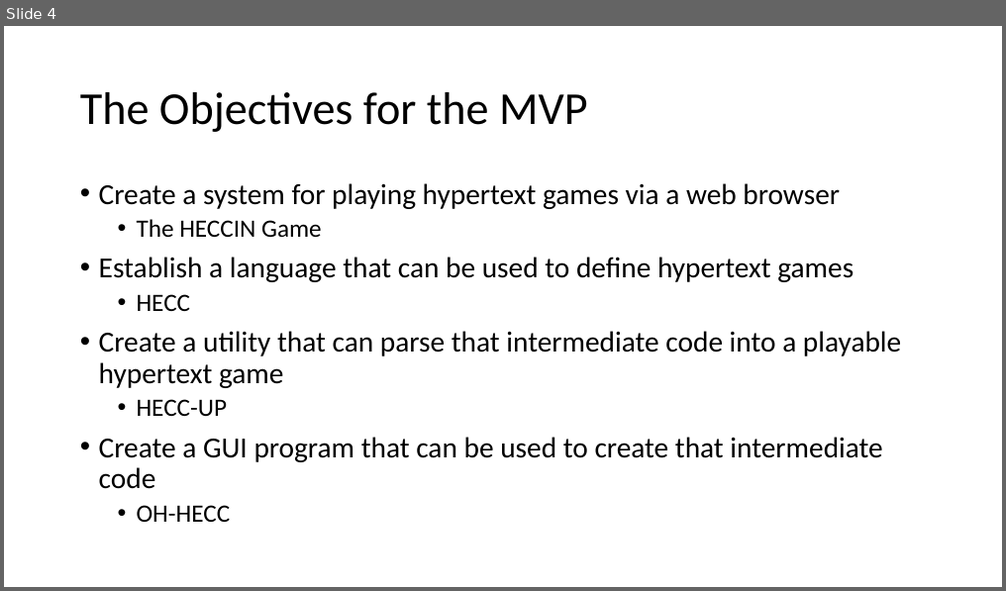
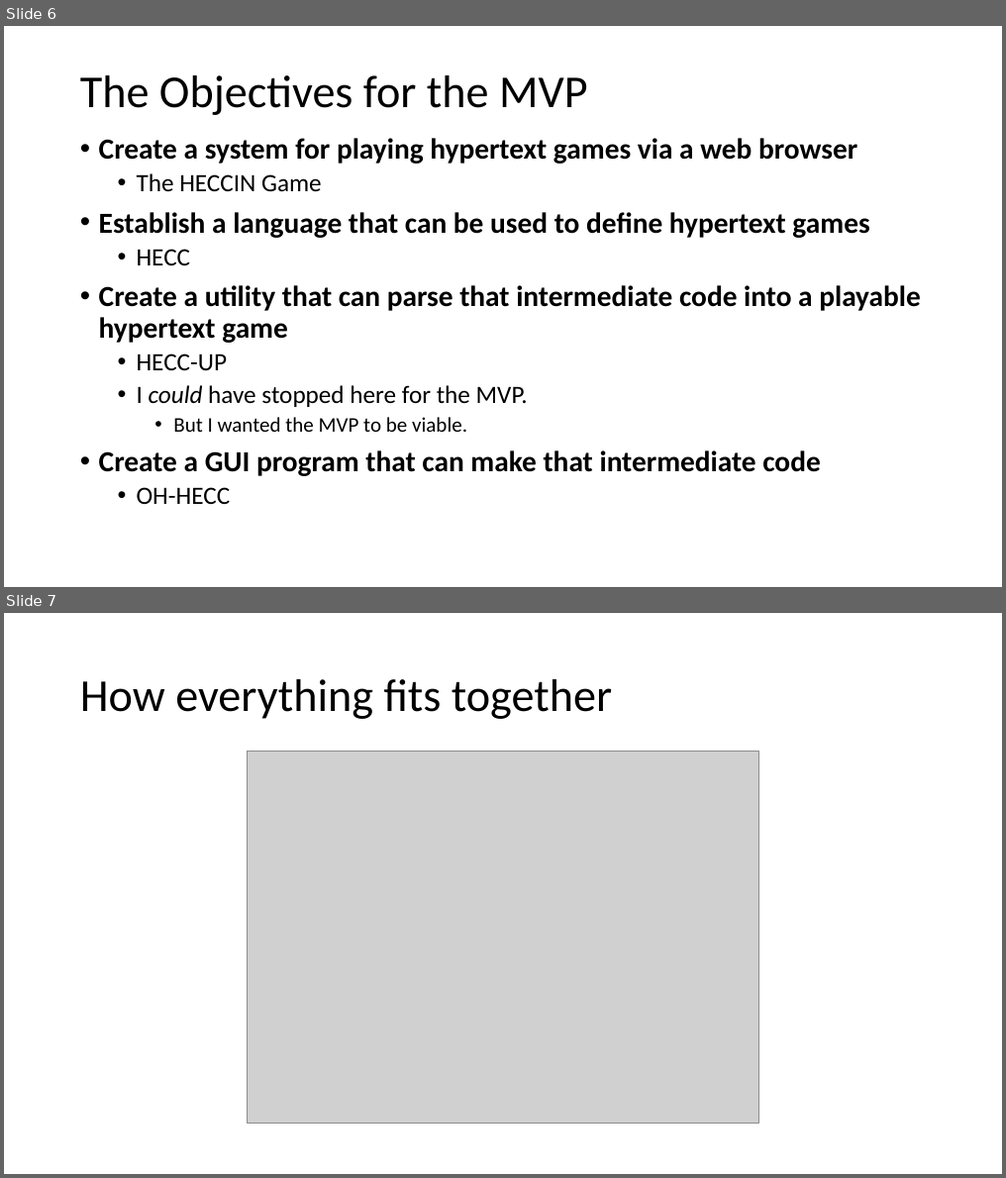
Before and after one commit to 11BelowStudio/HECC-IT, a slide deck: Reports n such/Week 11 Presentation.pptx. Shown one above the other, each under a label of ours: slide 4 before the commit, slides 6 and 7 after it. The pictures are 1006x591 and 1006x1178 pixels, drawn with LibreOffice and Linux fonts; fonts in the diff are those of the drawing; grey boxes stand for pictures. Boxes give left, top, right and bottom in pixels: in the first picture for what was removed or moved away, otherwise in the second. Text is boxed around its words. In the diff, an @@ line names an element or a change of style, - is before the commit and + after.

Commit message:
welp, presentation is pretty much ready now. here goes.

```diff
--- a/Reports n such/Week 11 Presentation.pptx
+++ b/Reports n such/Week 11 Presentation.pptx
@@ slide 7 added at bbox=[4, 613, 1002, 1174], background #FFFFFF @@
@@ title added at bbox=[80, 679, 612, 719], 44 pt, text #000000 @@
+How everything fits together
@@ picture added at bbox=[248, 752, 758, 1124] @@
@@ what was slide 4 is now slide 6 @@
@@ slide 6 changed as well @@
@@ title "The Objectives for the MVP": place and size @@
-title "The Objectives for the MVP" at bbox=[80, 92, 588, 132]
+title "The Objectives for the MVP" at bbox=[80, 76, 588, 115]
@@ text "Create a system for playing ...": place and size @@
-text "Create a system for playing ..." at bbox=[99, 183, 901, 522]
+text "Create a system for playing ..." at bbox=[99, 138, 921, 504]
@@ text at bbox=[99, 138, 921, 343]: bold on in "Create a system for playing hypertext games ...", "Establish a language that can be used ...", "Create a utility that can parse that ..." @@
@@ text at bbox=[99, 385, 820, 476]: text changed @@
-• Create a GUI program that can be used to create that intermediate code
+  • I could have stopped here for the MVP.
+    • But I wanted the MVP to be viable.
+• Create a GUI program that can make that intermediate code
```
Also in this commit, not shown: 9 other slides changed, 7 other slides added, 1 slide removed, 2 other files.
